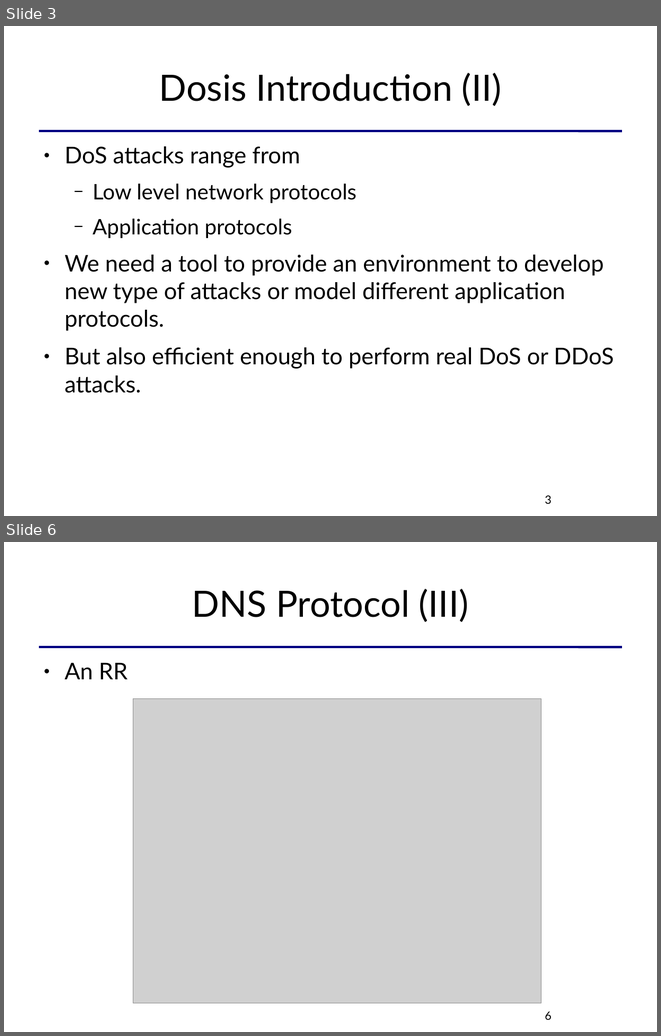
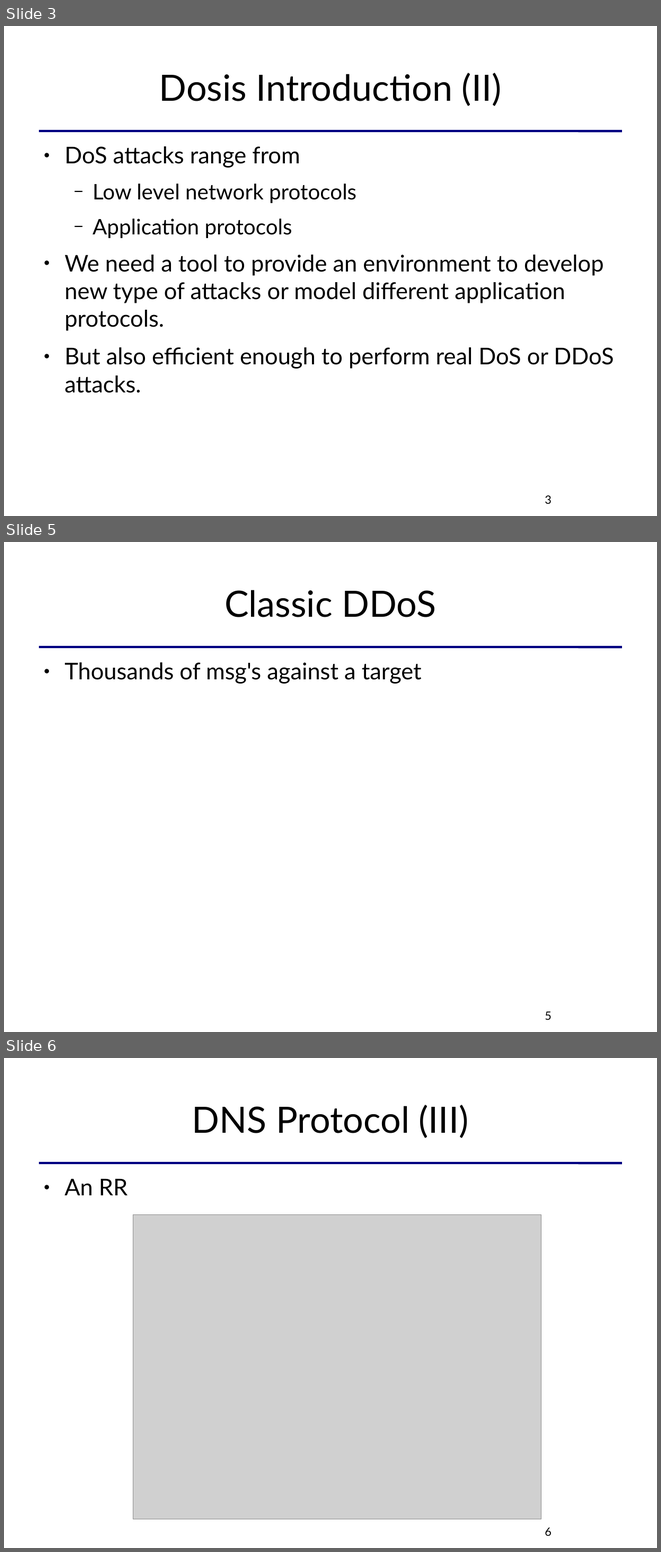
Before and after one commit to killabytenow/dosis, a slide deck: doc/Dosis-SCG-2009.odp. Shown one above the other, each under a label of ours: slides 3 and 6 before the commit, slides 3, 5 and 6 after it; the slides between them are not shown. The pictures are 661x1036 and 661x1552 pixels, drawn with LibreOffice and Linux fonts; fonts in the diff are those of the drawing; grey boxes stand for pictures. Boxes give left, top, right and bottom in pixels: in the first picture for what was removed or moved away, otherwise in the second. Text is boxed around its words. In the diff, an @@ line names an element or a change of style, - is before the commit and + after.

Commit message:
new: doc

```diff
--- a/doc/Dosis-SCG-2009.odp
+++ b/doc/Dosis-SCG-2009.odp
@@ slide 5 added at bbox=[4, 542, 657, 1032], background #FFFFFF; not listed: 1 template element that a slide beside it also shows @@
@@ title added at bbox=[224, 590, 436, 617], 44 pt, text #000000 @@
+Classic DDoS
@@ text added at bbox=[64, 662, 422, 684], 28 pt, text #000000 @@
+● Thousands of msg's against a target
@@ page number added at bbox=[545, 1011, 551, 1020], 14 pt, text #000000 @@
+5
```
Also in this commit, not shown: 1 other slide added, 2 slides removed.
